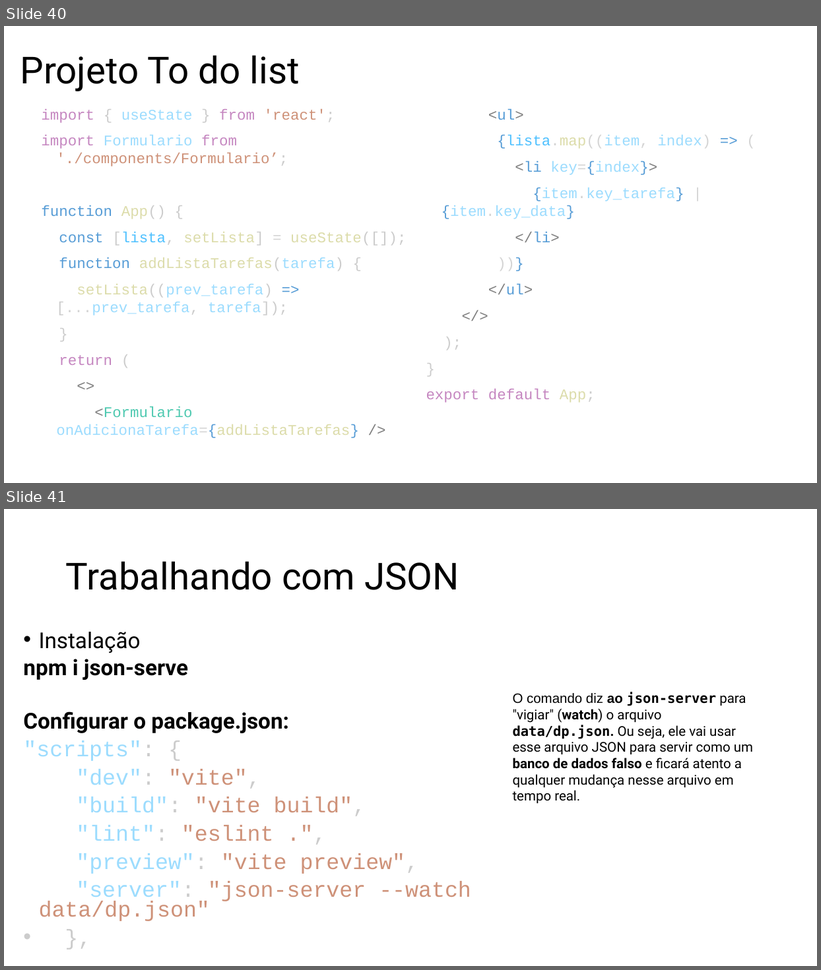
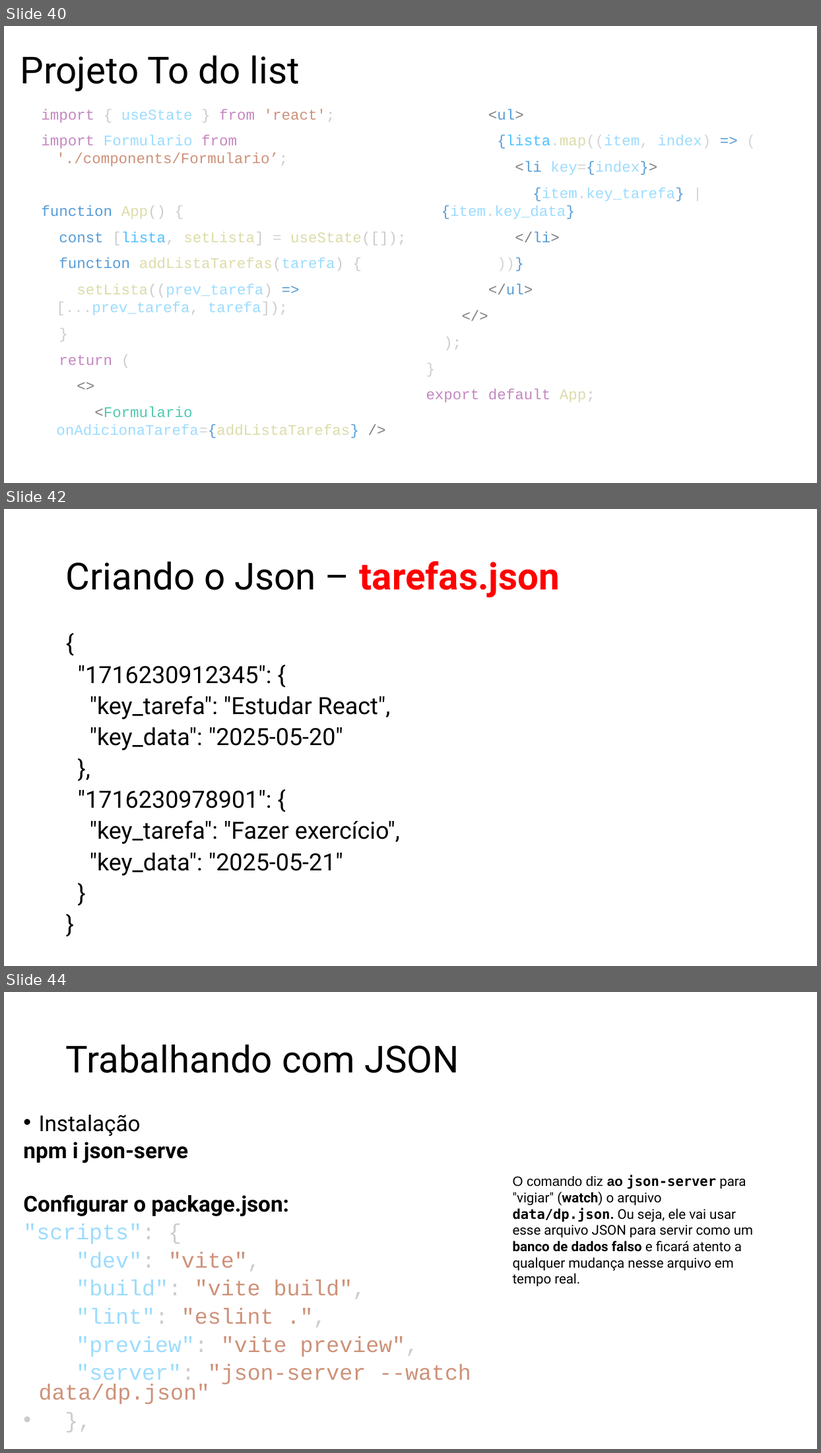
Before and after one commit to RogerSobral/h_codar_react, a slide deck: React.pptx. Shown one above the other, each under a label of ours: slides 40 and 41 before the commit, slides 40, 42 and 44 after it; the slides between them are not shown. The pictures are 821x970 and 821x1453 pixels, drawn with LibreOffice and Linux fonts; fonts in the diff are those of the drawing. Boxes give left, top, right and bottom in pixels: in the first picture for what was removed or moved away, otherwise in the second. Text is boxed around its words. In the diff, an @@ line names an element or a change of style, - is before the commit and + after.

Commit message:
todo List json
todo List

```diff
--- a/React.pptx
+++ b/React.pptx
@@ slide 42 added at [4,509,817,966], background #FFFFFF @@
@@ title added at [66,561,560,597], 44 pt, text #000000 @@
+Criando o Json – tarefas.json
@@ text added at [78,665,400,876], 28 pt, text #000000 @@
+{
+"1716230912345": {
+"key_tarefa": "Estudar React",
+"key_data": "2025-05-20"
+},
+"1716230978901": {
+"key_tarefa": "Fazer exercício",
+"key_data": "2025-05-21"
+}
+}
@@ what was slide 41 is now slide 44 @@
```
Also in this commit, not shown: 2 other slides added, 15 other files.
